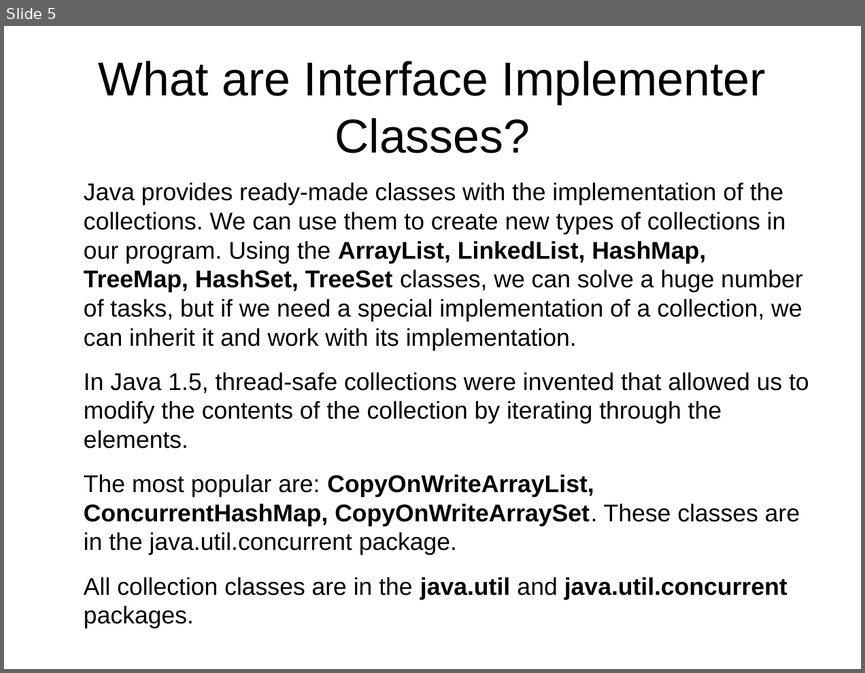
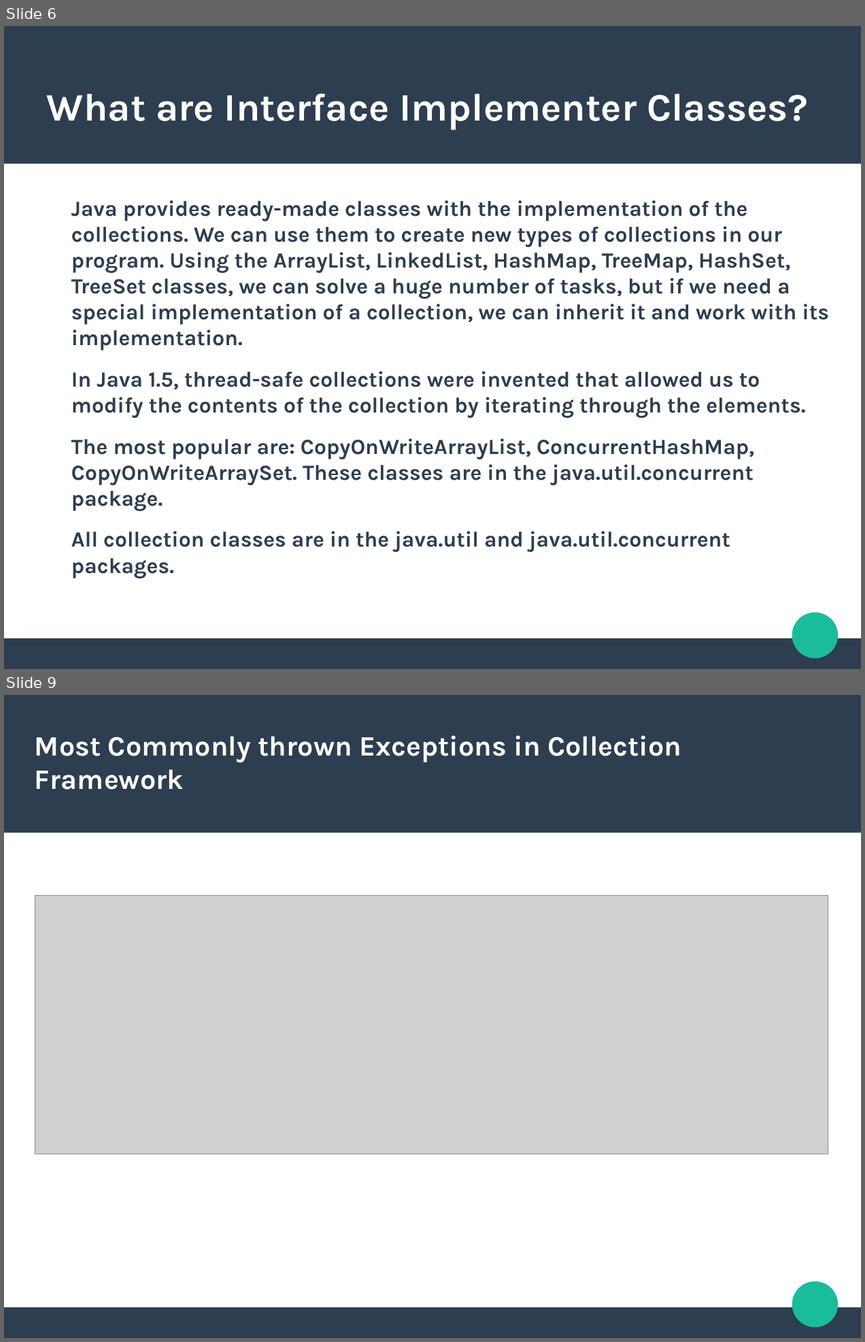
Before and after one commit to Armenuhi-Qocharyan/BB_TRAININGS, a slide deck: java/collections.odp. Shown one above the other, each under a label of ours: slide 5 before the commit, slides 6 and 9 after it; the slides between them are not shown. The pictures are 865x673 and 865x1342 pixels, drawn with LibreOffice and Linux fonts; fonts in the diff are those of the drawing; grey boxes stand for pictures. Boxes give left, top, right and bottom in pixels: in the first picture for what was removed or moved away, otherwise in the second. Text is boxed around its words. In the diff, an @@ line names an element or a change of style, - is before the commit and + after.

Commit message:
- Updated collections presentation.

```diff
--- a/java/collections.odp
+++ b/java/collections.odp
@@ slide 9 added at box(4, 695, 861, 1338), background #FFFFFF; not listed: 3 template elements that a slide beside it also shows @@
@@ title added at box(35, 735, 681, 790), 26 pt, text #FFFFFF, bold @@
+Most Commonly thrown Exceptions in Collection Framework
@@ picture added at box(35, 896, 828, 1154) @@
@@ what was slide 5 is now slide 6 @@
@@ slide 6 changed as well @@
@@ rectangle added at box(4, 26, 861, 163), fill #2C3E50 @@
@@ title "What are Interface Implementer Classes?" at box(47, 93, 808, 129): size 44 to 36 pt, font Arial to Karla, text colour #000000 to #FFFFFF, bold on; alignment centre to left @@
@@ text "Java provides ready-made classes with ...": place and size @@
-text "Java provides ready-made classes with ..." at box(84, 182, 809, 628)
+text "Java provides ready-made classes with ..." at box(71, 200, 829, 577)
@@ text "Java provides ready-made classes with ..." at box(71, 200, 829, 577): size 22.4 to 20 pt, font Arial to Karla, text colour #000000 to #2C3E50; bold on in "Java provides ready-made classes with the implementation ...", "In Java 1.5, thread-safe collections were invented ...", "The most popular are: CopyOnWriteArraySet. These classes ...", "All collection classes are in the and ..." @@
@@ ellipse added at box(792, 612, 838, 658), fill #1ABC9C @@
@@ rectangle added at box(4, 638, 861, 668), fill #2C3E50 @@
```
Also in this commit, not shown: 14 other slides changed, 4 other slides added, 1 slide removed.
